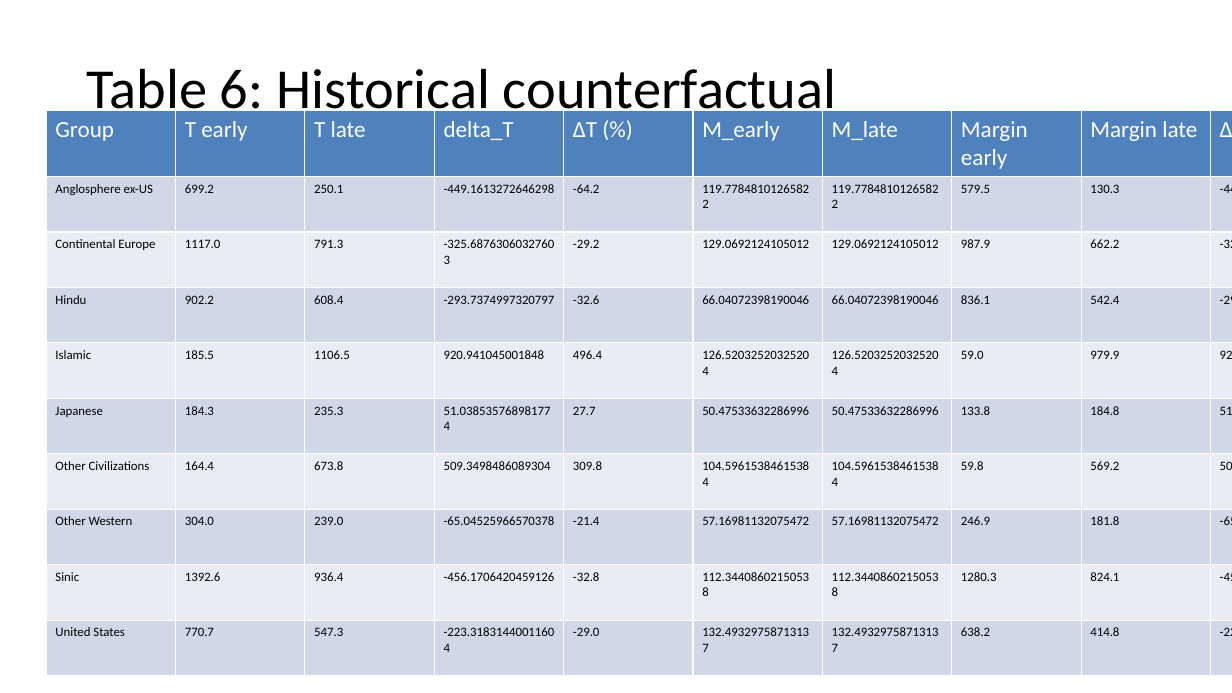
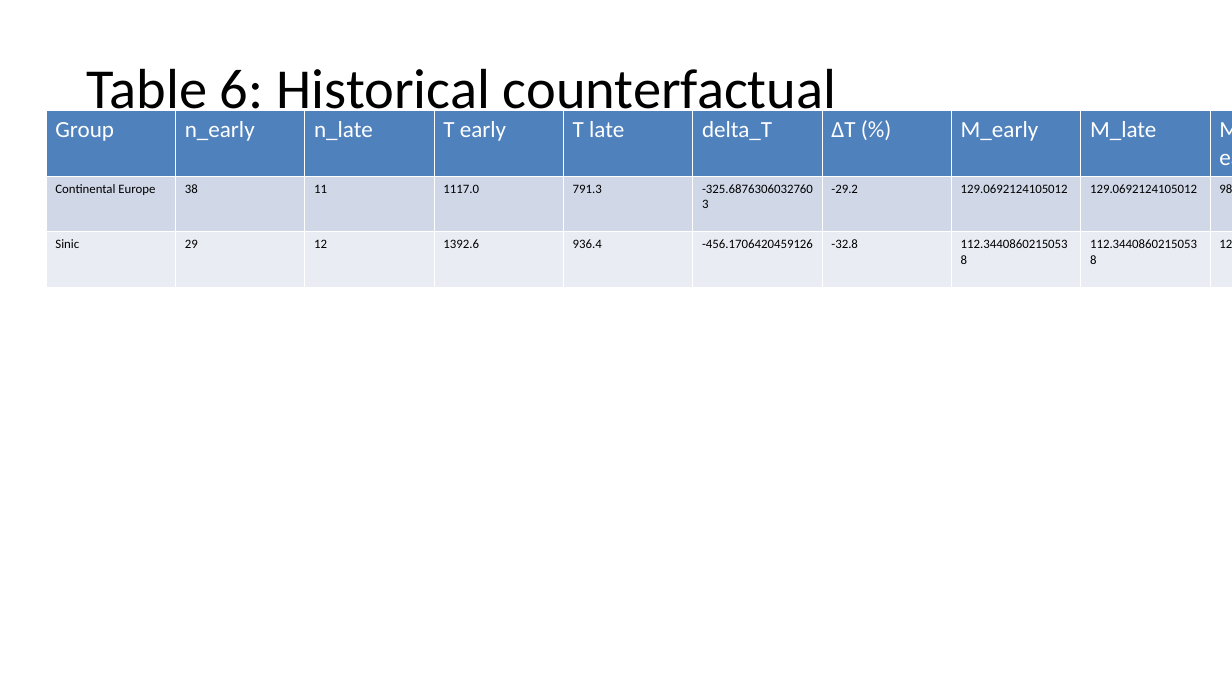
Before and after one commit to bougtoir/medical-accident-its-analysis, a slide deck: slide 11 of researcher_mobility_ode/docs/manuscript_full_article_figures.pptx. Drawn at 1232x693 pixels with LibreOffice and Linux fonts; fonts in the diff are those of the drawing. Boxes give left, top, right and bottom in pixels: in the first picture for what was removed or moved away, otherwise in the second. Text is boxed around its words. In the diff, an @@ line names an element or a change of style, - is before the commit and + after.

```diff
--- a/researcher_mobility_ode/docs/manuscript_full_article_figures.pptx
+++ b/researcher_mobility_ode/docs/manuscript_full_article_figures.pptx
@@ table at [46, 111, 1232, 277] @@
-Group | T early | T late | delta_T | ΔT (%) | M_early | M_late | Margin early | Margin late | Δ margin
-Anglosphere ex-US | 699.2 | 250.1 | -449.1613272646298 | -64.2 | 119.77848101265822 | 119.77848101265822 | 579.5 | 130.3 | -449.2
-Continental Europe | 1117.0 | 791.3 | -325.68763060327603 | -29.2 | 129.0692124105012 | 129.0692124105012 | 987.9 | 662.2 | -325.7
-Hindu | 902.2 | 608.4 | -293.7374997320797 | -32.6 | 66.04072398190046 | 66.04072398190046 | 836.1 | 542.4 | -293.7
-Islamic | 185.5 | 1106.5 | 920.941045001848 | 496.4 | 126.52032520325204 | 126.52032520325204 | 59.0 | 979.9 | 920.9
-Japanese | 184.3 | 235.3 | 51.038535768981774 | 27.7 | 50.47533632286996 | 50.47533632286996 | 133.8 | 184.8 | 51.0
-Other Civilizations | 164.4 | 673.8 | 509.3498486089304 | 309.8 | 104.59615384615384 | 104.59615384615384 | 59.8 | 569.2 | 509.3
-Other Western | 304.0 | 239.0 | -65.04525966570378 | -21.4 | 57.16981132075472 | 57.16981132075472 | 246.9 | 181.8 | -65.0
-Sinic | 1392.6 | 936.4 | -456.1706420459126 | -32.8 | 112.34408602150538 | 112.34408602150538 | 1280.3 | 824.1 | -456.2
-United States | 770.7 | 547.3 | -223.31831440011604 | -29.0 | 132.49329758713137 | 132.49329758713137 | 638.2 | 414.8 | -223.3
+Group | n_early | n_late | T early | T late | delta_T | ΔT (%) | M_early | M_late | Margin early | Margin late | Δ margin
+Continental Europe | 38 | 11 | 1117.0 | 791.3 | -325.68763060327603 | -29.2 | 129.0692124105012 | 129.0692124105012 | 987.9 | 662.2 | -325.7
+Sinic | 29 | 12 | 1392.6 | 936.4 | -456.1706420459126 | -32.8 | 112.34408602150538 | 112.34408602150538 | 1280.3 | 824.1 | -456.2
```
Also in this commit, not shown: 12 other files.
